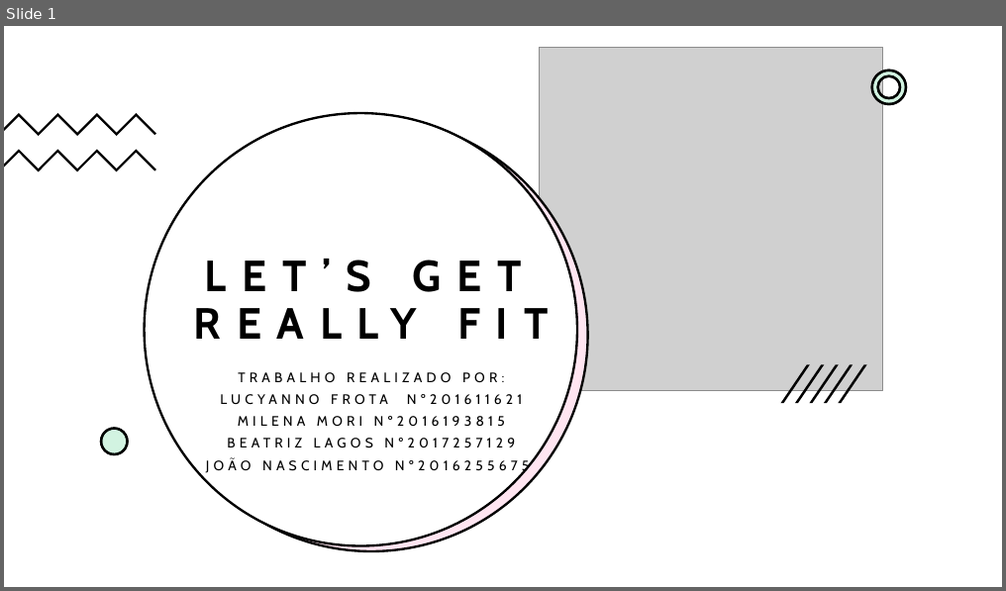
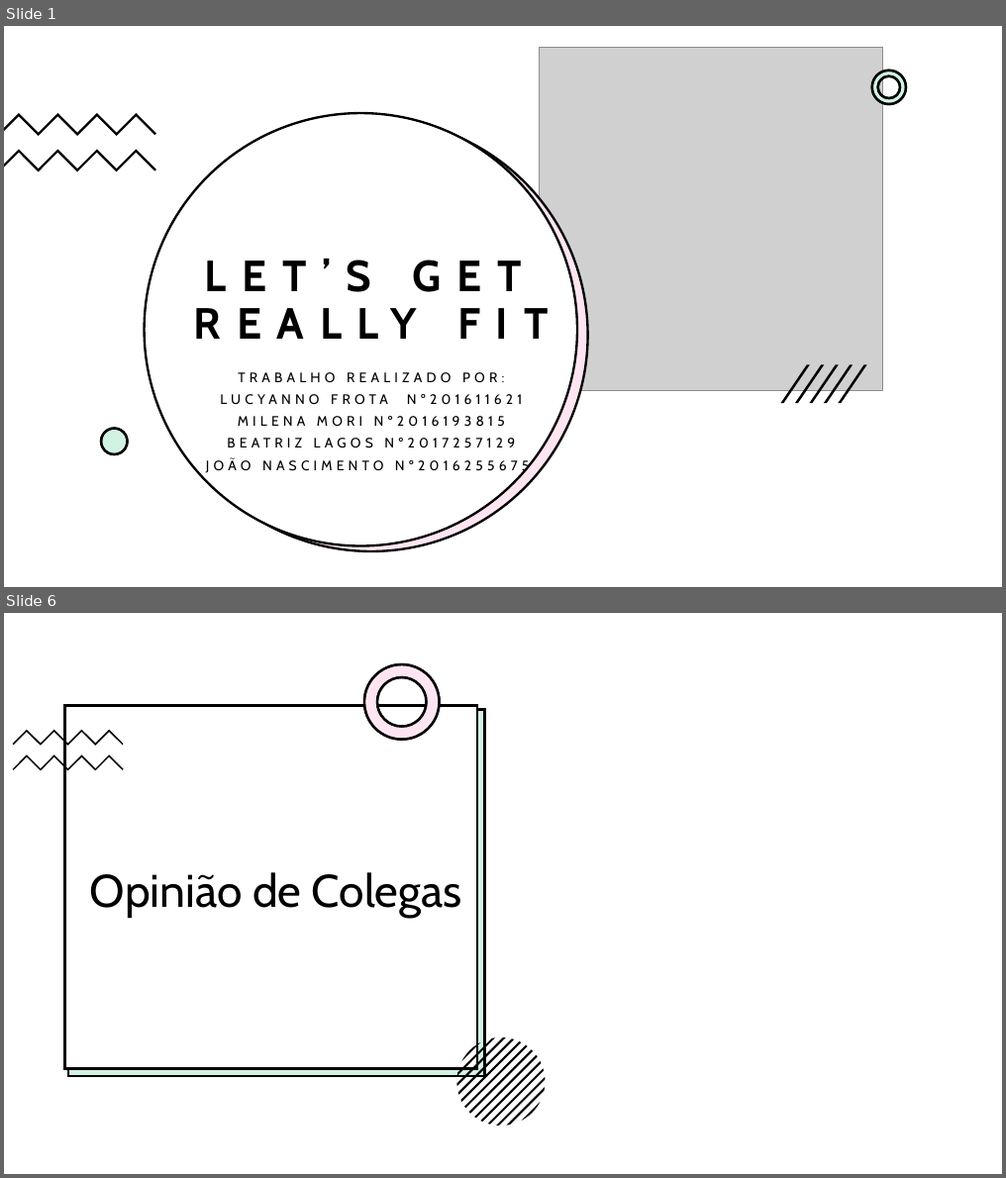
Before and after one commit to JoaoCarlosNascimento/Mario-Game, a slide deck: Let’s Get REALLY Fit.pptx. Shown one above the other, each under a label of ours: slide 1 before the commit, slides 1 and 6 after it; the slides between them are not shown. The pictures are 1006x591 and 1006x1178 pixels, drawn with LibreOffice and Linux fonts; fonts in the diff are those of the drawing; grey boxes stand for pictures. Boxes give left, top, right and bottom in pixels: in the first picture for what was removed or moved away, otherwise in the second. Text is boxed around its words. In the diff, an @@ line names an element or a change of style, - is before the commit and + after.

```diff
--- a/Let’s Get REALLY Fit.pptx
+++ b/Let’s Get REALLY Fit.pptx
@@ slide 6 added at (4, 613, 1002, 1174), background #FFFFFF @@
@@ rectangle added at (4, 613, 1002, 1174), fill #FFFFFF @@
@@ freeform shape added at (364, 664, 439, 740), fill #FFFFFF, outline #000000 2.25 pt @@
@@ freeform shape added at (364, 664, 439, 740), fill #FF80BD at 20% opacity, outline #000000 2.25 pt @@
@@ freeform shape added at (12, 730, 123, 746), fill #000000 @@
@@ rectangle added at (64, 706, 477, 1069), fill #FFFFFF, outline #000000 2.25 pt @@
@@ rectangle added at (67, 710, 484, 1077), fill #FFFFFF @@
@@ rectangle added at (68, 710, 485, 1076), fill #21C46B at 20% opacity, outline #000000 2.25 pt @@
@@ freeform shape added at (12, 756, 123, 771), fill #000000 @@
@@ title added at (90, 872, 462, 918), 44 pt, text #000000 @@
+Opinião de Colegas
@@ group added at (456, 1038, 546, 1126): 13 freeform shapes @@
```
Also in this commit, not shown: 2 slides changed, 3 other slides added, 1 slide removed.
